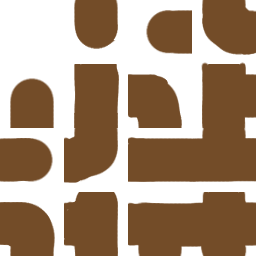
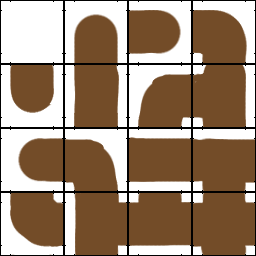
Layer changes from the first 256 x 256 image to the second:
showed "zones" over <box>0,0,256,256</box>
painted on "maze" over <box>0,0,256,256</box>
